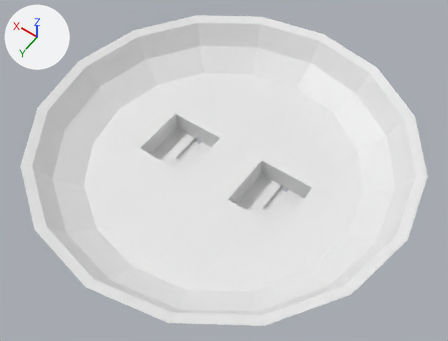
Two versions of the Blender file EditableAssets/cutout_scale.blend, one commit apart.
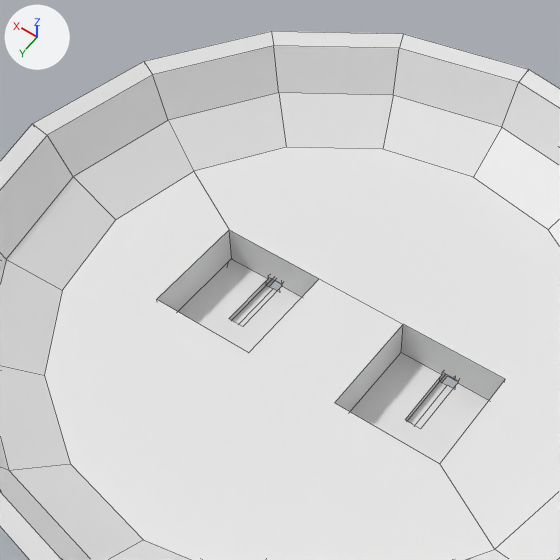
Each version is shown whole from a 50 mm camera at (-0.1215, 0.17, 0.262) aimed at (-0.0016, 0.0022, -0.0017), then close up on the part from 14% to 76% of the width and 0% to 81% of the height. Every picture has the same lights, and +X, +Y and +Z are marked at upper left. The older version's two pictures come first. The close-ups show mesh edges as thin lines. The same objects are shown in both versions, whatever each file hides.

Objects in the first close-up: 'RightScale'.
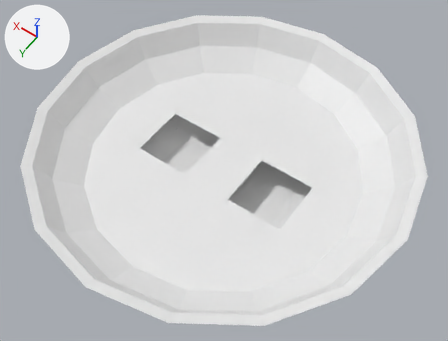
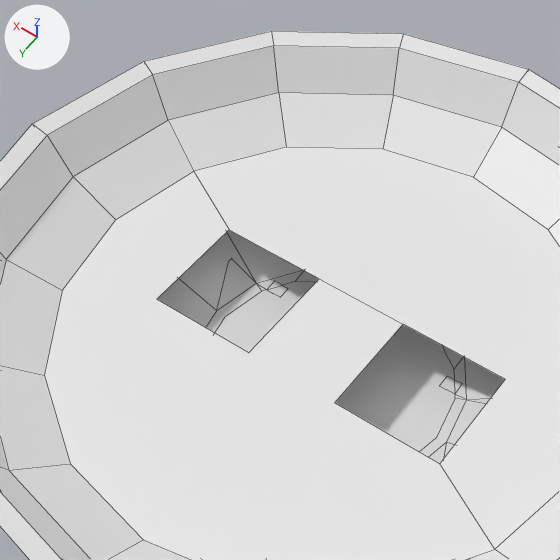
Location of each change, (x1, y1, x2, y2) in pixels of the close-ups (560 x 560 px):
part 1 of me_sphere_008, cut back: before (158, 230, 319, 352); after (267, 281, 288, 297)
part 2 of me_sphere_008, cut back: before (335, 324, 505, 463); after (439, 376, 462, 394)

The edits, one by one:
me_sphere_008 is used by ob_rightscale; location (-0.0001, -0.0031, -0.0051).
me_sphere_008 had 279 vertices, 225 faces and spanned x -0.102..0.103, y -0.1..0.106, z -0.014..0.025.
me_sphere_008 now has 231 vertices, 183 faces and spans x -0.102..0.103, y -0.1..0.106, z -0.014..0.025.
Part 1, on me_sphere_008:
24 vertices are removed from x 0.014..0.033, y -0.016..0.019, z -0.012..-0.009.
23 faces are deleted.
2 new faces join them.
Part 2, on me_sphere_008:
24 vertices are removed from x -0.032..-0.014, y -0.016..0.019, z -0.012..-0.009.
23 faces are deleted.
2 new faces join them.
